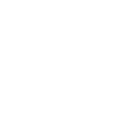
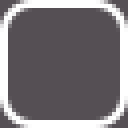
Layers edited between the first and the second 128px x 128px image:
showed "图层 2" over [left=0, top=0, right=128, bottom=128]
